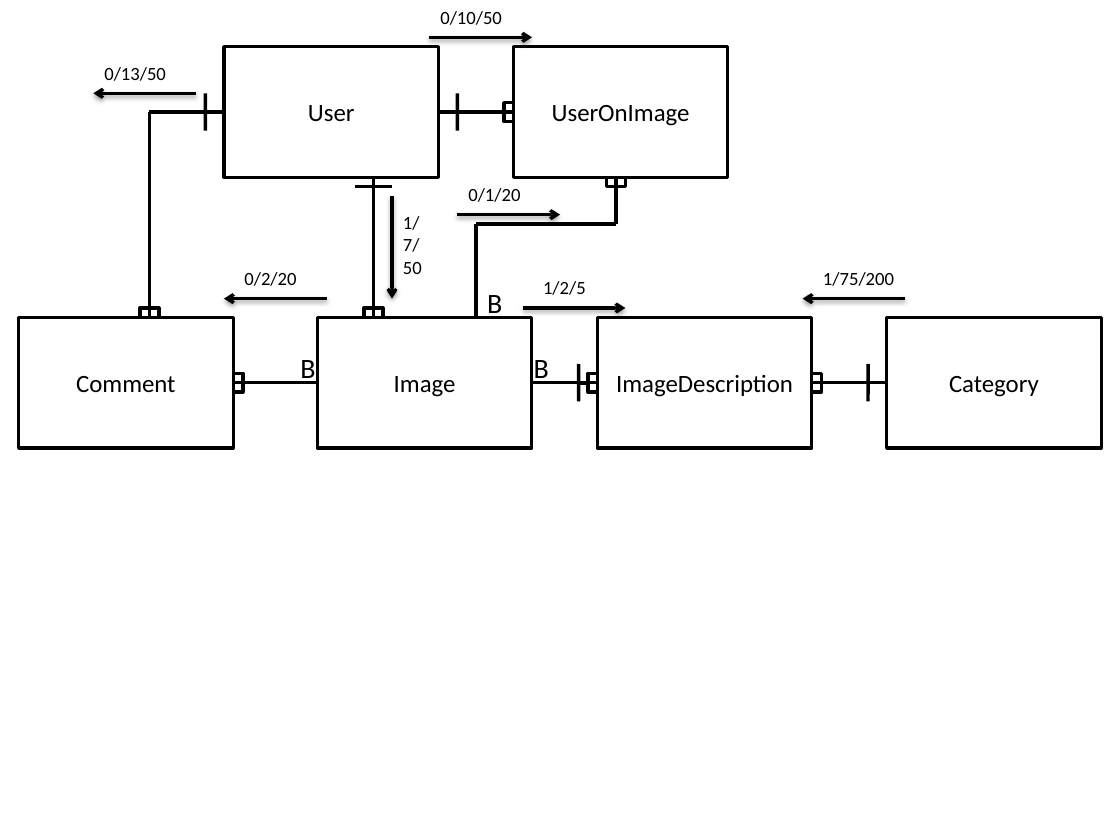
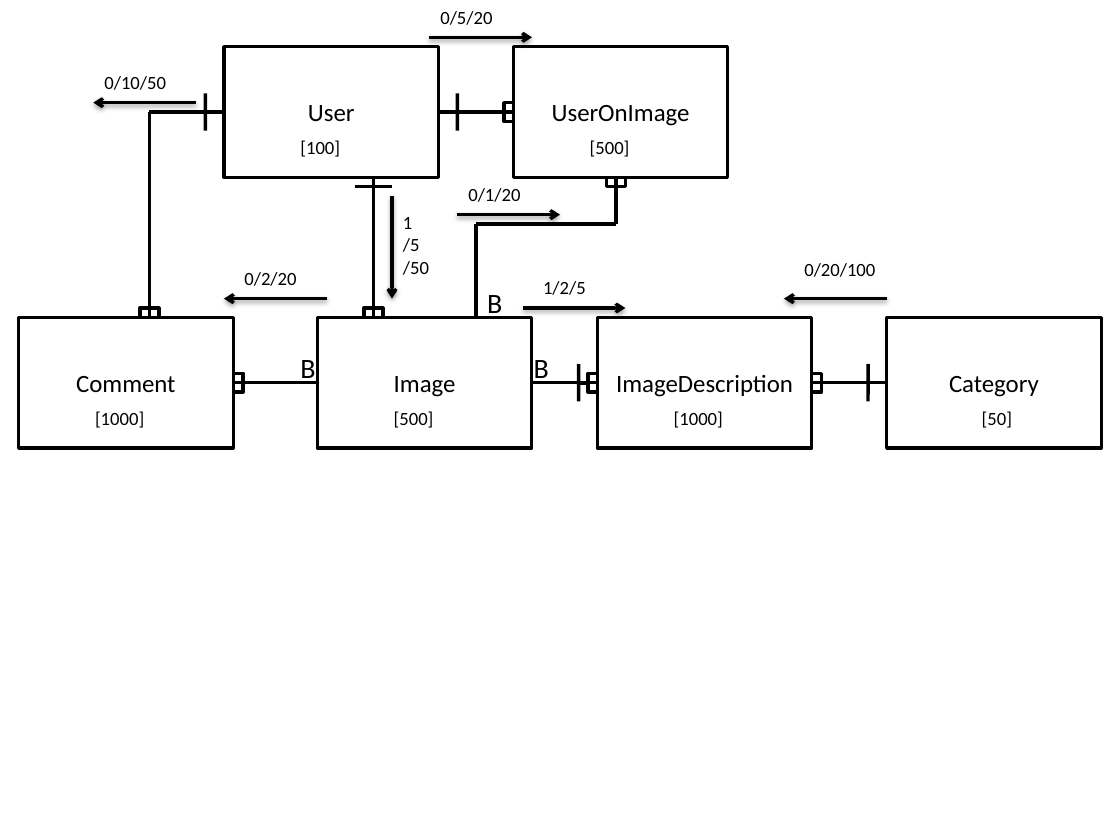
Before and after one commit to Grenmyr/vt14-3-1-individuellt-arbete, a slide deck: slide 8 of Databasteknik AKS/projektet.pptx. Drawn at 1120x840 pixels with LibreOffice and Linux fonts; fonts in the diff are those of the drawing. Boxes give left, top, right and bottom in pixels: in the first picture for what was removed or moved away, otherwise in the second. Text is boxed around its words. In the diff, an @@ line names an element or a change of style, - is before the commit and + after.

```diff
--- a/Databasteknik AKS/projektet.pptx
+++ b/Databasteknik AKS/projektet.pptx
@@ text at bbox=[440, 11, 492, 25]: text changed @@
-0/10/50
+0/5/20
@@ text at bbox=[104, 76, 166, 90]: text changed @@
-0/13/50
+0/10/50
@@ arrow moved from (196, 93) - (93, 93) to (196, 103) - (93, 103) @@
@@ text added at bbox=[300, 140, 340, 157], 12 pt, text #000000 @@
+[100]
@@ text added at bbox=[590, 140, 630, 157], 12 pt, text #000000 @@
+[500]
@@ text at bbox=[403, 217, 429, 275]: text changed @@
-1/7/50
+1
+/5
+/50
@@ text added at bbox=[804, 263, 875, 277], 12 pt, text #000000 @@
+0/20/100
@@ arrow moved from (905, 299) - (803, 299) to (887, 299) - (784, 299) @@
@@ text removed at bbox=[823, 272, 894, 286] @@
-1/75/200
@@ text added at bbox=[95, 411, 144, 428], 12 pt, text #000000 @@
+[1000]
@@ text added at bbox=[394, 411, 434, 428], 12 pt, text #000000 @@
+[500]
@@ text added at bbox=[674, 411, 723, 428], 12 pt, text #000000 @@
+[1000]
@@ text added at bbox=[982, 411, 1012, 428], 12 pt, text #000000 @@
+[50]
```
Also in this commit, not shown: 5 other slides changed, 1 other file.
